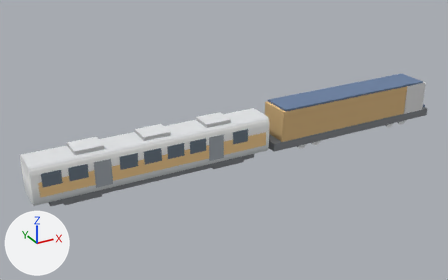
The glTF model docs/art/generated-2026-10-21-scene-kit/native3d/models/01_TRA_modern_3x2-06.glb, before and after one commit.
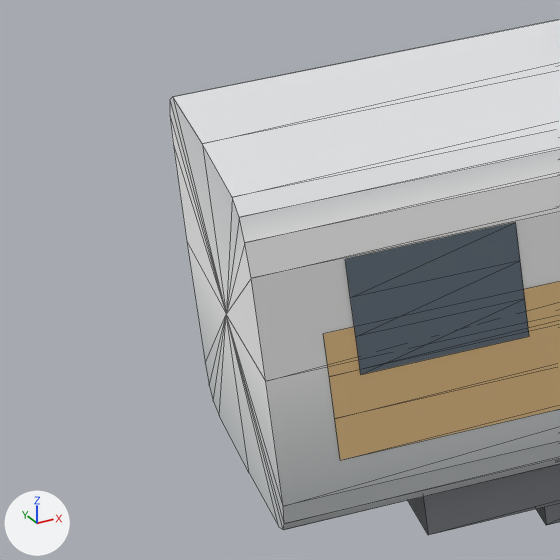
There are two pictures of each version: one whole from a 50 mm lens placed at (-35.4, -41.1, 22.4), pointed at (-12.2, 1.0, 1.4), one close up on the part from 0% to 15% of the width and 51% to 75% of the height. The axes (+X, +Y, +Z) are drawn at lower left. The lights are the same throughout. The first two pictures are the older version. The close-ups show mesh edges as thin lines. Vertices at exactly the same position are counted once.
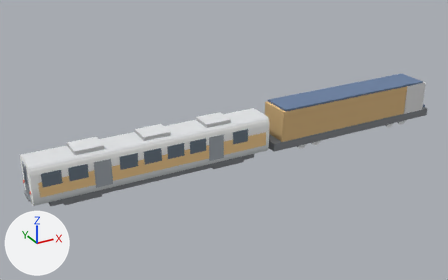
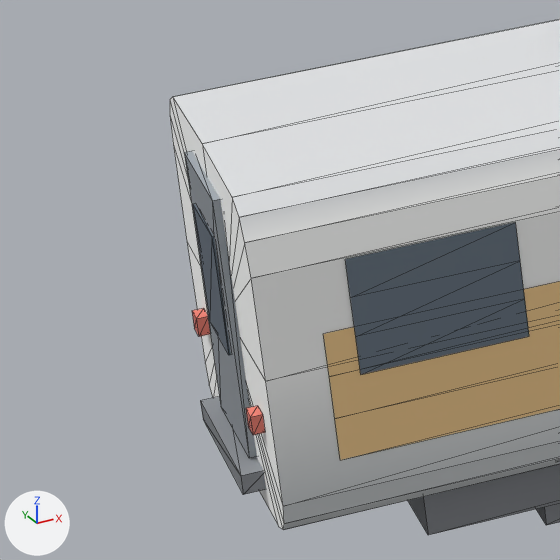
Location of each change, (x1, y1, x2, y2) in pixels of the close-ups (560 x 560 px):
part 1 of me_mesh_0, added: after (184, 151, 257, 458)
part 2 of me_mesh_0, added: after (193, 204, 231, 355)
part 3 of me_mesh_0, added: after (200, 397, 266, 495)
part 4 of me_mesh_0, added: after (192, 308, 210, 336)
part 5 of me_mesh_0, added (brown): after (246, 406, 265, 435)
part 6 of me_mesh_0, recoloured: (170, 97, 284, 529) in both

The edits, one by one:
me_mesh_0 is used by ob_mesh_0; location (0.0, 0.0, 0.0).
me_mesh_0 had 458 vertices, 620 faces and spanned x -28.7..9.1, y -1.5..1.5, z 0.0..4.1.
me_mesh_0 now has 522 vertices, 716 faces and spans x -28.9..9.1, y -1.5..1.5, z 0.0..4.1.
me_mesh_0 part 1: a new loose piece, a box spanning x -28.765..-28.685, y -0.52..0.52, z 1.0..3.4, in mat_native_matte.
me_mesh_0 part 2: a new loose piece, a box spanning x -28.783..-28.757, y -0.35..0.35, z 1.9..3.0, in mat_native_matte.
me_mesh_0 part 3: a new loose piece, a box spanning x -28.89..-28.67, y -0.75..0.75, z 0.8..0.98, in mat_native_matte.
me_mesh_0 part 4: a new loose piece, a box spanning x -28.8..-28.7, y 0.915..1.085, z 1.5..1.67, in mat_native_matte.
me_mesh_0 part 5: a new loose piece, a box spanning x -28.8..-28.7, y -1.085..-0.915, z 1.5..1.67, in mat_native_matte.
me_mesh_0 part 6: 16 kept faces spanning x -28.7, y -1.5..1.5, z 0.6..3.7 get new vertex colours.
Other edits to the shape of me_mesh_0 do not show in these pictures.
